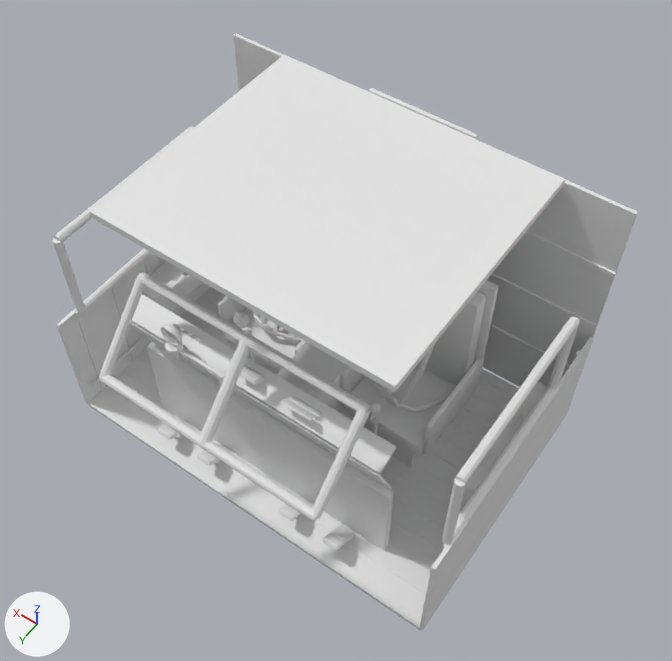
A saved change to the glTF model assets/models/choppa/cockpit_mule.glb.
Before and after are seen from a 50 mm camera at (-2.2, 2.46, 3.48) aimed at (-0.49, 0.07, -0.28). The axes (+X, +Y, +Z) are drawn at lower left. The lights are the same throughout. The picture after the commit comes second. Vertices at exactly the same position are counted once.

In view in the first picture: 'frame', 'shell' and 3 more.
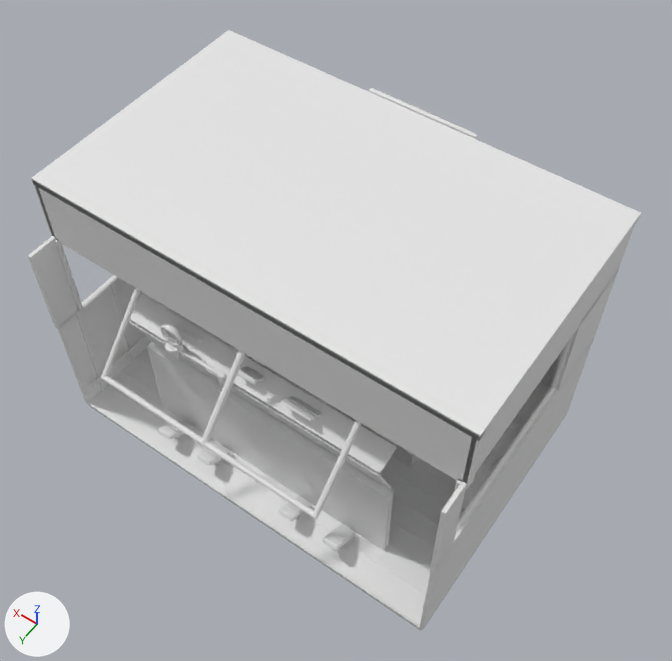
Pixel boxes (x1, y1, x2, y2) of what changed, in the pictures (672 x 661 px; the box of a moved part takes in the faces that stretch with it):
'shell', reshaped
    before: (56, 34, 638, 631)
    after: (28, 30, 641, 631)
part 1 of me_cube, added
    after: (31, 30, 641, 440)
part 2 of me_cube, added
    after: (32, 181, 485, 487)
part 3 of me_cube, added
    after: (463, 227, 634, 483)
part 4 of me_cube, added
    after: (555, 270, 618, 391)
part 5 of me_cube, added
    after: (430, 481, 467, 572)
part 6 of me_cube, added (mostly hidden)
    after: (34, 181, 54, 236)
part 7 of me_cube, added
    after: (28, 236, 78, 329)
part 8 of me_cube, moved or reshaped (not visible afterwards)
    before: (235, 311, 241, 323)
part 9 of me_cube, moved or reshaped (not visible afterwards)
    before: (233, 317, 244, 328)
'frame', unchanged, covered by the edit
    before: (52, 126, 579, 545)
    after: (54, 239, 572, 532)

Patch to the scene script:
```diff
--- a/assets/models/choppa/cockpit_mule.glb.py
+++ b/assets/models/choppa/cockpit_mule.glb.py
@@ me_cube @@
 # used by ob_shell; location = (0.0, 0.0, 0.0)
-me_cube.from_pydata(...)  # 23227 vertices, 43192 faces; spans x -1.58..0.74, y -0.77..0.85, z -1.14..0.58
+me_cube.from_pydata(...)  # 23283 vertices, 43276 faces; spans x -1.59..0.75, y -0.77..0.86, z -1.14..0.58
+# me_cube part 1: a new loose piece, a box spanning x -1.59..0.75, y -0.7..0.7, z 0.54..0.58, in mat_paint (white #e7e7e7)
+# me_cube part 2: a new loose piece, a box spanning x -1.59..0.75, y 0.66..0.7, z 0.19..0.57, in mat_paint (white #e7e7e7)
+# me_cube part 3: a new loose piece, a box spanning x -1.58..-1.56, y -0.7..0.7, z 0.19..0.57, in mat_paint (white #e7e7e7)
+# me_cube part 4: a new loose piece, a box spanning x -1.58..-1.56, y -0.7..-0.3, z -0.34..0.21, in mat_paint (white #e7e7e7)
+# me_cube part 5: a new loose piece, a box spanning x -1.58..-1.56, y 0.7..0.86, z -0.34..0.21, in mat_paint (white #e7e7e7)
+# me_cube part 6: a new loose piece, a box spanning x 0.72..0.74, y -0.7..0.7, z 0.19..0.57, in mat_paint (white #e7e7e7)
+# me_cube part 7: a new loose piece, a box spanning x 0.72..0.74, y 0.7..0.86, z -0.34..0.21, in mat_paint (white #e7e7e7)
+# me_cube part 8: the loose piece of 8 vertices spanning x -0.43..-0.41, y 0.67..0.69, z 0.37..0.43 is moved by (0.0, -0.04, -0.06)
+# me_cube part 9: 79 vertices moved from x -0.45..-0.39, y 0.64..0.68, z 0.33..0.39 to x -0.45..-0.39, y 0.6..0.64, z 0.27..0.33; 37 vertices removed from x -0.45..-0.39, y 0.64..0.68, z 0.33..0.39; 37 vertices added at x -0.45..-0.39, y 0.6..0.64, z 0.27..0.33
+# other edits to the shape of me_cube do not show in these pictures
 me_cube.materials.append(mat_paint)
```
